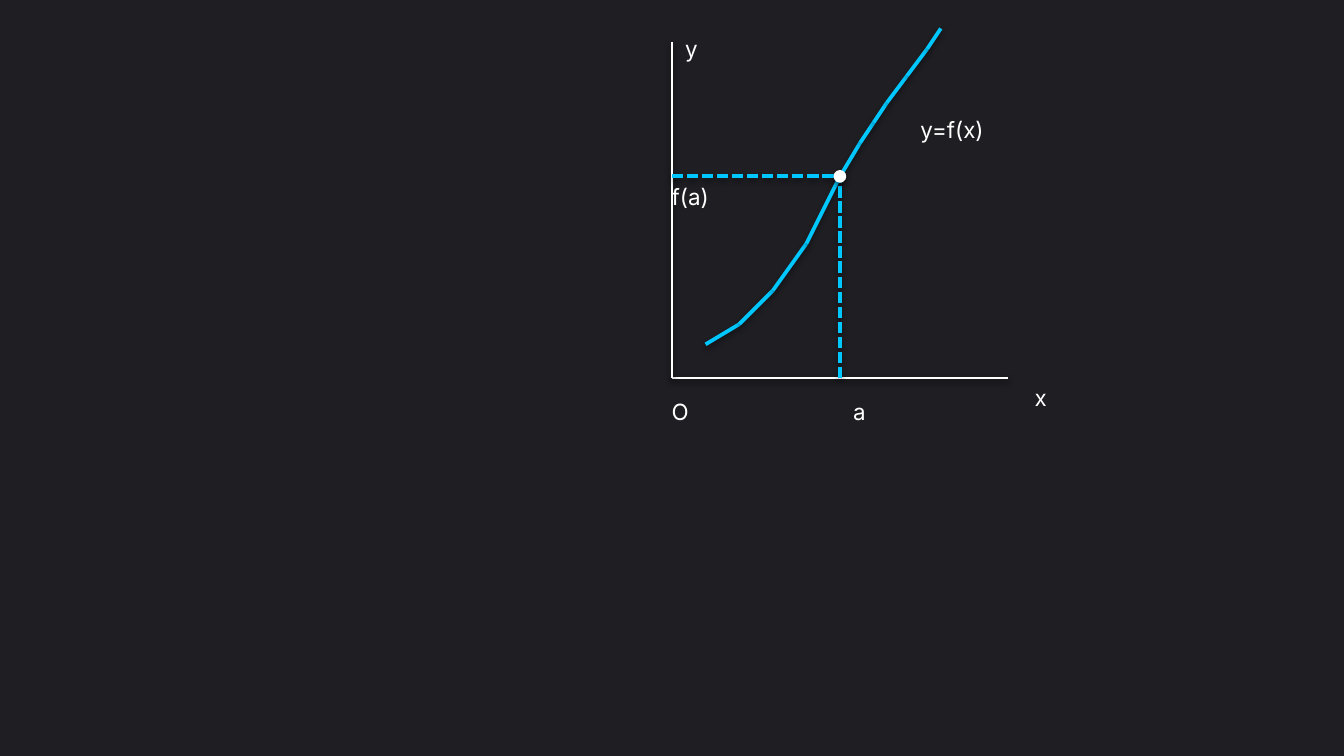
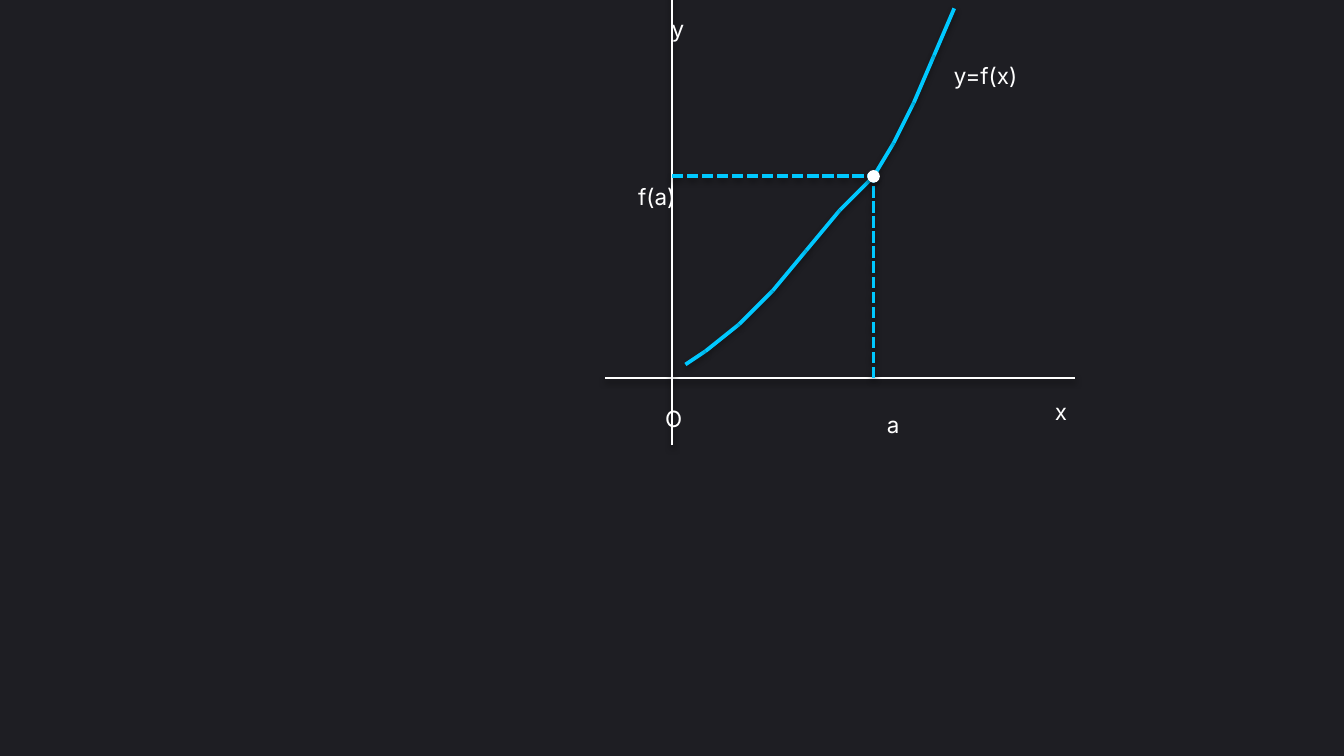
Before and after one commit to ALEXCHOI21/Math_Chart_to_PPT, a slide deck: slide 1 of output/2.pptx. Drawn at 1344x756 pixels with LibreOffice and Linux fonts; fonts in the diff are those of the drawing. Boxes give left, top, right and bottom in pixels: in the first picture for what was removed or moved away, otherwise in the second. Text is boxed around its words. In the diff, an @@ line names an element or a change of style, - is before the commit and + after.

```diff
--- a/output/2.pptx
+++ b/output/2.pptx
@@ text "y" rewrapped from <box>685,44,698,62</box> to <box>672,18,685,43</box> @@
@@ line moved from (672, 378) - (672, 42) to (672, 445) - (672, 0) @@
@@ line moved from (927, 48) - (941, 28) to (934, 55) - (954, 8) @@
@@ line moved from (907, 75) - (927, 48) to (914, 102) - (934, 55) @@
@@ text "y=f(x)": place and size @@
-text "y=f(x)" at <box>920,120,983,143</box>
+text "y=f(x)" at <box>954,66,1017,89</box>
@@ line removed from (874, 122) to (887, 102) @@
@@ line moved from (887, 102) - (907, 75) to (894, 142) - (914, 102) @@
@@ text "f(a)": place and size @@
-text "f(a)" at <box>672,186,709,211</box>
+text "f(a)" at <box>638,186,675,211</box>
@@ line moved from (672, 176) - (840, 176) to (672, 176) - (874, 176) @@
@@ line moved from (860, 142) - (874, 122) to (840, 210) - (874, 176) @@
@@ 2 lines, 1 ellipse: place and size @@
-2 lines, 1 ellipse at <box>835,142,860,378</box>
+2 lines, 1 ellipse at <box>868,142,894,378</box>
@@ line moved from (806, 243) - (840, 176) to (806, 250) - (840, 210) @@
@@ line moved from (773, 290) - (806, 243) to (773, 290) - (806, 250) @@
@@ line moved from (706, 344) - (739, 324) to (706, 351) - (739, 324) @@
@@ line added from (685, 364) to (706, 351), #00C8FF 2 pt @@
@@ line moved from (672, 378) - (1008, 378) to (605, 378) - (1075, 378) @@
@@ text "O" rewrapped from <box>672,403,689,420</box> to <box>665,407,682,432</box> @@
@@ text "a": place and size @@
-text "a" at <box>853,407,866,421</box>
+text "a" at <box>887,420,900,434</box>
@@ text "x": place and size @@
-text "x" at <box>1035,393,1047,406</box>
+text "x" at <box>1055,407,1067,420</box>
```
Also in this commit, not shown: 9 other files.
